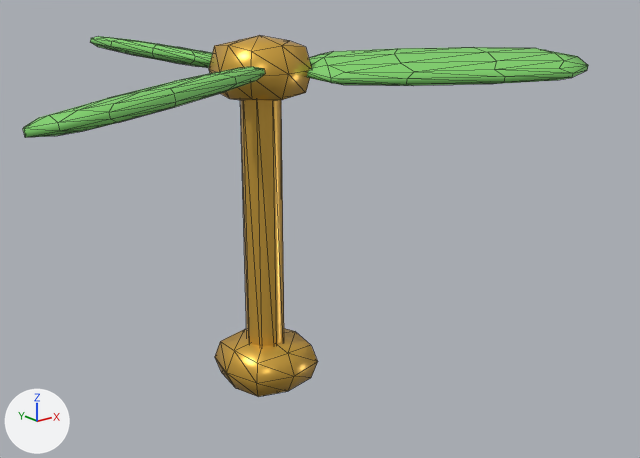
The glTF model assets/raw/drone/parts/courier-rotor.fit.glb as it was, and as the next commit left it.
The view is the same before and after, from a camera (50 mm lens) standing at (-0.659, -0.815, 0.718) and looking at (-0.034, -0.033, 0.406). Arrows for +X, +Y and +Z are at lower left; the lights stay in place. The picture after the commit comes second. Mesh edges are drawn as thin lines. Vertices at exactly the same position are counted once.

The first picture shows 'courier-rotor'.
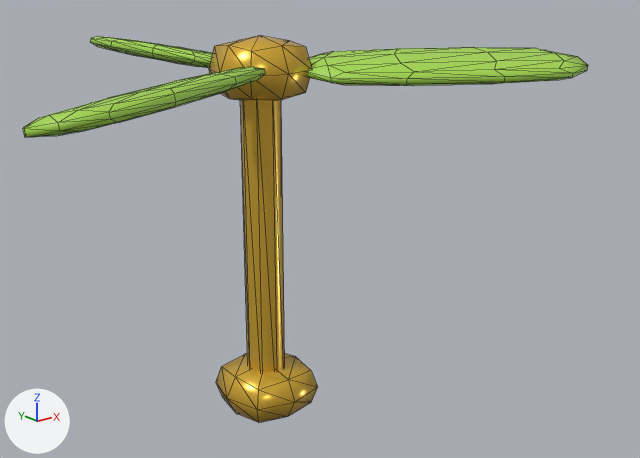
The edits, one by one:
Material 'pal_leafFin.003' (mat_pal_leaffin_003) changes colour from green #7fd36a to green #a5d94d; in linear values from (0.212, 0.651, 0.144) to (0.376, 0.694, 0.0742).
me_courier_rotor is used by ob_courier_rotor; location (0.0, 0.0, 0.0).
Before the commit, vertices of me_courier_rotor: 0 (-0.136, -0.056, 0.23) at pixel (263, 395), 1 (-0.12, -0.062, 0.23) at pixel (277, 393), 2 (-0.104, -0.056, 0.23), 3 (-0.098, -0.04, 0.23), 4 (-0.104, -0.024, 0.23).
Before the commit, vertices of me_courier_rotor: 5 (-0.12, -0.018, 0.23), 6 (-0.136, -0.024, 0.23), 7 (-0.142, -0.04, 0.23).
me_courier_rotor had 236 vertices, 436 faces and spanned x -0.438..0.198, y -0.238..0.318, z 0.23..0.635.
me_courier_rotor now has 236 vertices, 436 faces and spans x -0.438..0.198, y -0.238..0.318, z 0.198..0.635.
me_courier_rotor part 1: the loose piece of 26 vertices spanning x -0.175..-0.065, y -0.095..0.015, z 0.235..0.295 is moved by (0.0, 0.0, -0.032).
Part 2, on me_courier_rotor:
Vertices 0 to 7 of me_courier_rotor move by (0.0, 0.0, -0.032).

Pixel boxes [x1, y1, x2, y2] of what changed, in the pictures (640 x 458 px; the box of a moved part takes in the faces that stretch with it):
'courier-rotor', recoloured, reshaped (7% taller)
    before: [23, 35, 588, 397]
    after: [23, 35, 588, 423]
part 1 of me_courier_rotor, moved or reshaped
    before: [215, 328, 318, 397]
    after: [216, 353, 318, 423]
part 2 of me_courier_rotor, moved or reshaped
    before: [240, 100, 284, 394]
    after: [240, 100, 285, 373]
